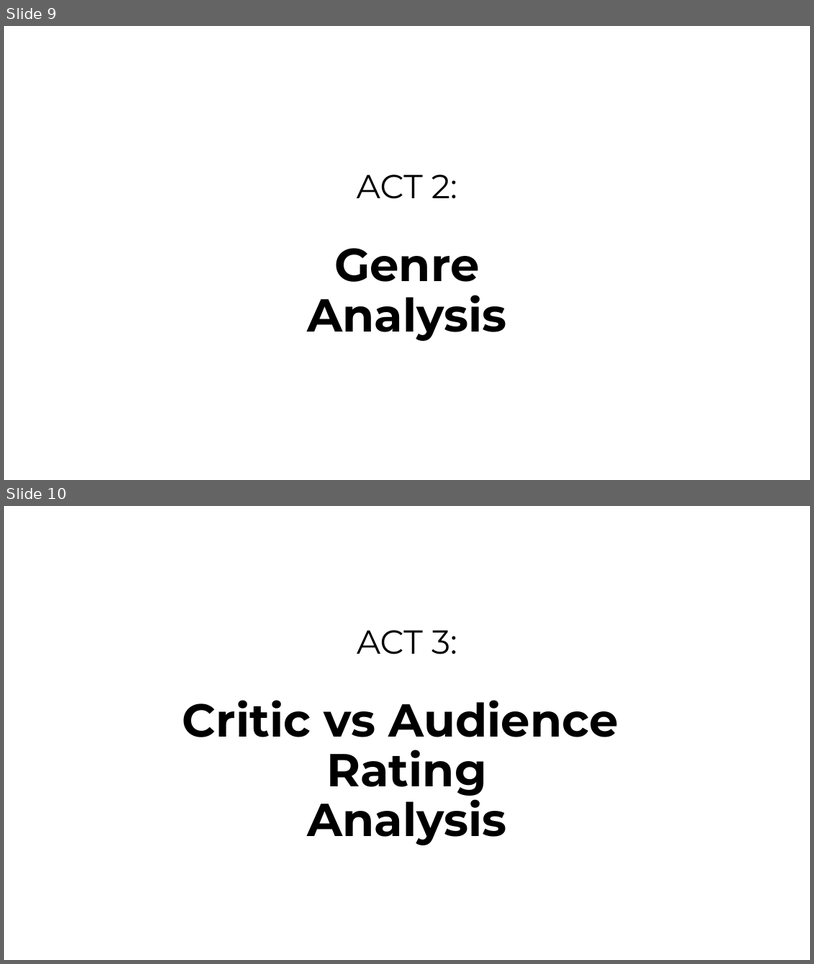
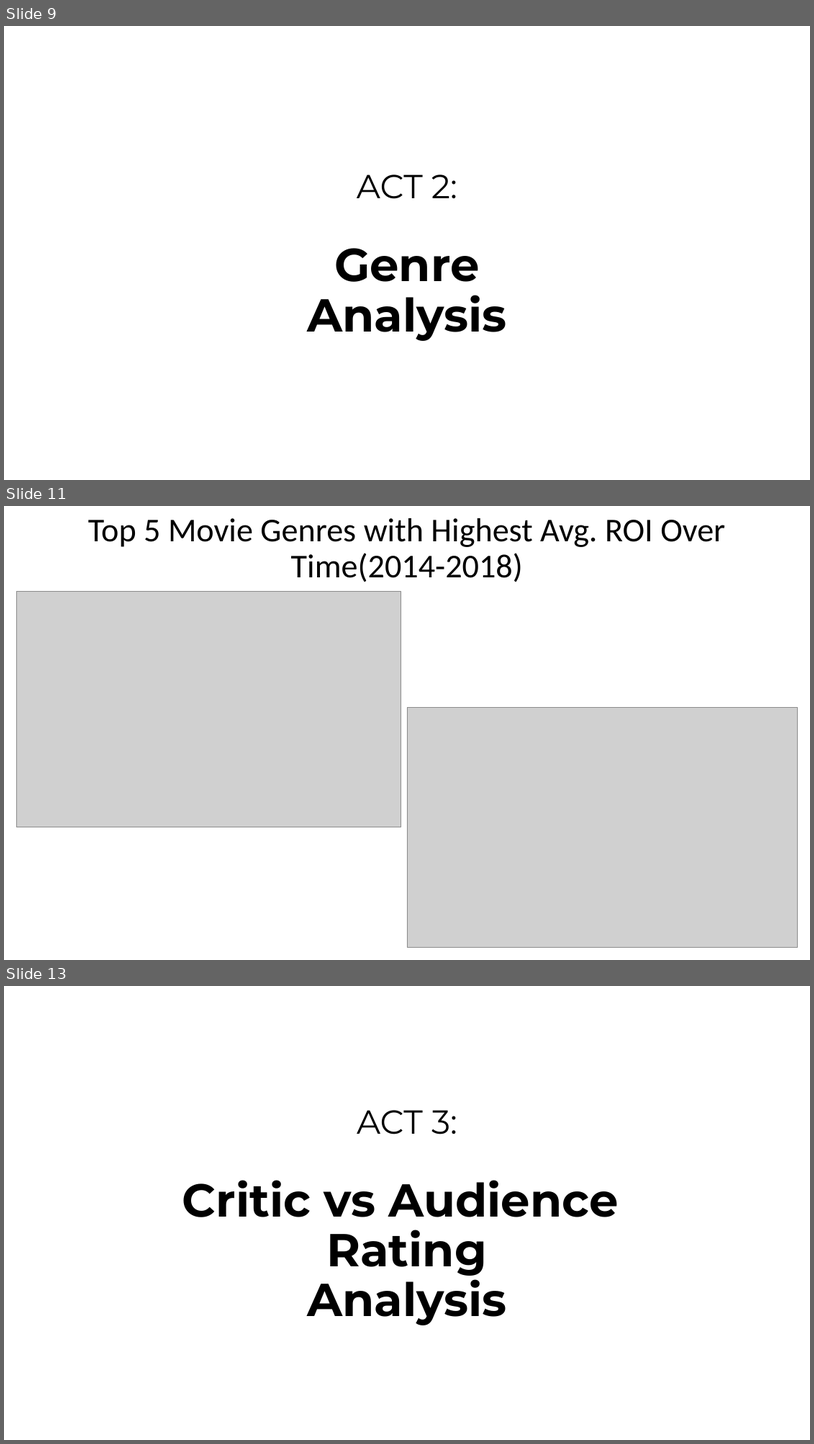
Before and after one commit to abelloma/project1, a slide deck: Project 1 Presentation.pptx. Shown one above the other, each under a label of ours: slides 9 and 10 before the commit, slides 9, 11 and 13 after it; the slides between them are not shown. The pictures are 814x964 and 814x1444 pixels, drawn with LibreOffice and Linux fonts; fonts in the diff are those of the drawing; grey boxes stand for pictures; background and template pictures are left out. Boxes give left, top, right and bottom in pixels: in the first picture for what was removed or moved away, otherwise in the second. Text is boxed around its words. In the diff, an @@ line names an element or a change of style, - is before the commit and + after.

```diff
--- a/Project 1 Presentation.pptx
+++ b/Project 1 Presentation.pptx
@@ slide 11 added at [4, 506, 810, 960], background #FFFFFF @@
@@ title added at [88, 518, 725, 582], 39.6 pt, text #000000 @@
+Top 5 Movie Genres with Highest Avg. ROI Over Time(2014-2018)
@@ picture added at [16, 591, 401, 826] @@
@@ picture added at [407, 708, 798, 947] @@
@@ what was slide 10 is now slide 13 @@
```
Also in this commit, not shown: 2 other slides added.
